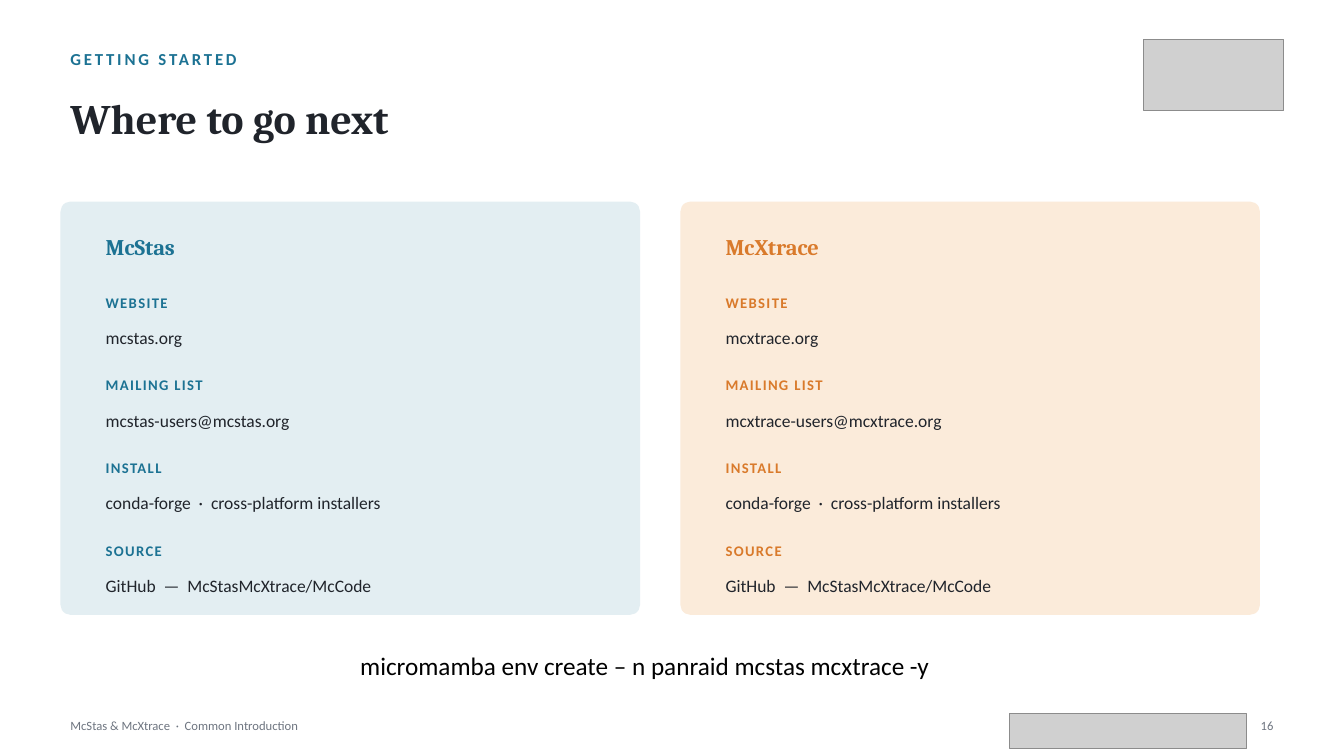
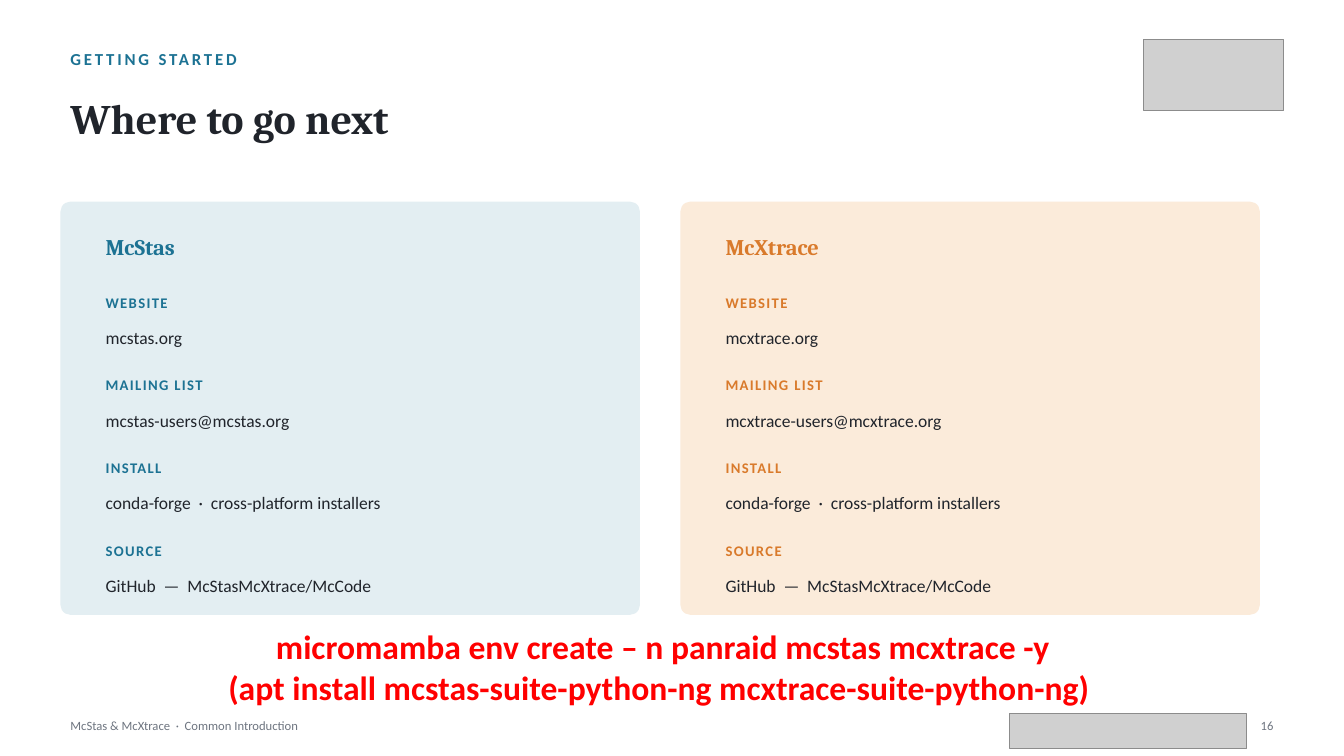
Before and after one commit to mccode-dev/PaNRAID, a slide deck: slide 17 of 21_September_Monday/01_Intro_and_General_Concepts/McStas_McXtrace_Common_Introduction.pptx. Drawn at 1344x756 pixels with LibreOffice and Linux fonts; fonts in the diff are those of the drawing; grey boxes stand for pictures. Boxes give left, top, right and bottom in pixels: in the first picture for what was removed or moved away, otherwise in the second. Text is boxed around its words. In the diff, an @@ line names an element or a change of style, - is before the commit and + after.

```diff
--- a/21_September_Monday/01_Intro_and_General_Concepts/McStas_McXtrace_Common_Introduction.pptx
+++ b/21_September_Monday/01_Intro_and_General_Concepts/McStas_McXtrace_Common_Introduction.pptx
@@ text "micromamba env create – n ...": place and size @@
-text "micromamba env create – n ..." at [360,657,929,679]
+text "micromamba env create – n ..." at [228,635,1089,706]
@@ text at [276,635,1049,665]: size 18 to 24 pt, text colour #000000 to #FF0000, bold on in "micromamba env create – n panraid mcstas ..."; alignment left to centre @@
@@ text at [228,675,1089,706]: paragraph added @@
+(apt install mcstas-suite-python-ng mcxtrace-suite-python-ng)
```
Also in this commit, not shown: 5 other slides changed, 1 other file.
